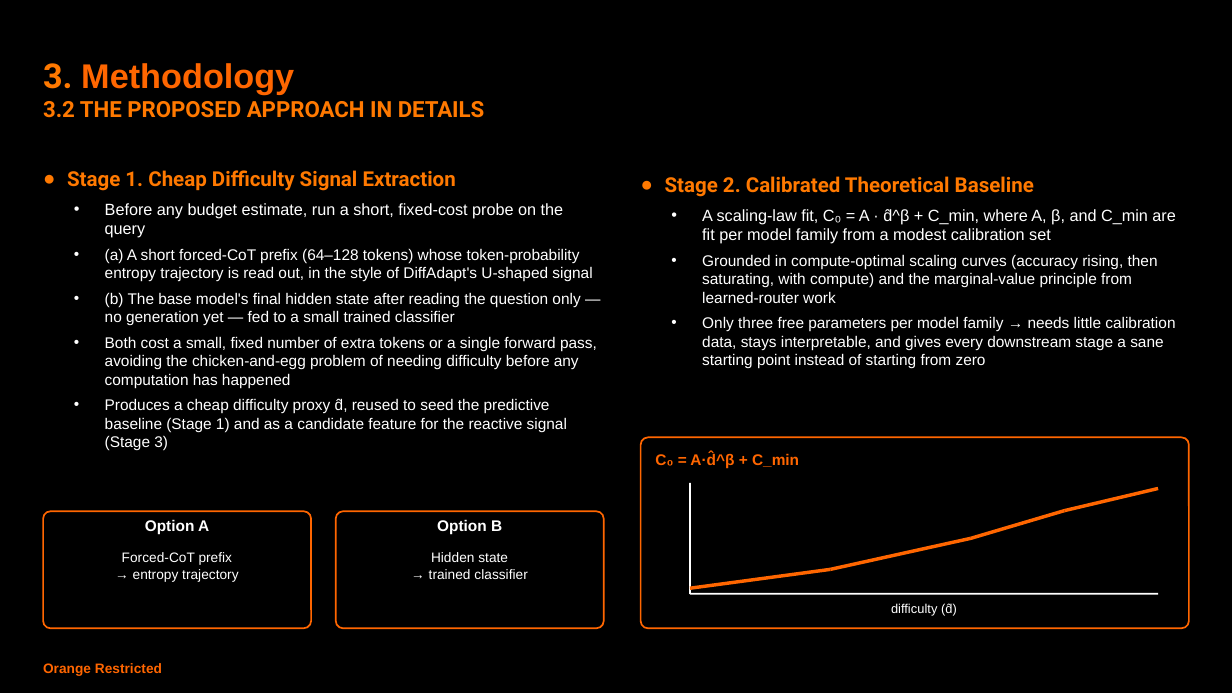
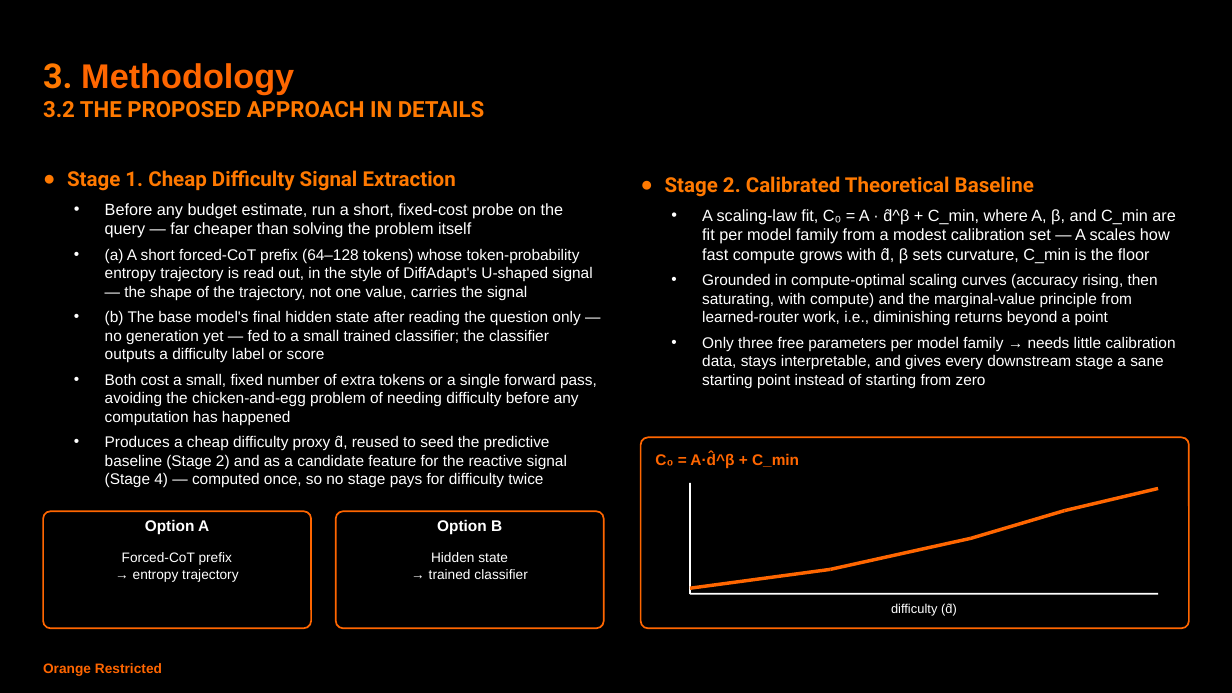
Before and after one commit to tharwat-ux/TTCA, a slide deck: slide 15 of presentation/dynamic_test_time_compute_allocation.pptx. Drawn at 1232x693 pixels with LibreOffice and Linux fonts; fonts in the diff are those of the drawing. Boxes give left, top, right and bottom in pixels: in the first picture for what was removed or moved away, otherwise in the second. Text is boxed around its words. In the diff, an @@ line names an element or a change of style, - is before the commit and + after.

```diff
--- a/presentation/dynamic_test_time_compute_allocation.pptx
+++ b/presentation/dynamic_test_time_compute_allocation.pptx
@@ text at bbox=[105, 203, 592, 363]: text changed @@
-  • Before any budget estimate, run a short, fixed-cost probe on the query
-  • (a) A short forced-CoT prefix (64–128 tokens) whose token-probability entropy trajectory is read out, in the style of DiffAdapt's U-shaped signal
-  • (b) The base model's final hidden state after reading the question only — no generation yet — fed to a small trained classifier
+  • Before any budget estimate, run a short, fixed-cost probe on the query — far cheaper than solving the problem itself
+  • (a) A short forced-CoT prefix (64–128 tokens) whose token-probability entropy trajectory is read out, in the style of DiffAdapt's U-shaped signal — the shape of the trajectory, not one value, carries the signal
+  • (b) The base model's final hidden state after reading the question only — no generation yet — fed to a small trained classifier; the classifier outputs a difficulty label or score
@@ text at bbox=[702, 209, 1175, 326]: text changed @@
-  • A scaling-law fit, C₀ = A · d̂^β + C_min, where A, β, and C_min are fit per model family from a modest calibration set
-  • Grounded in compute-optimal scaling curves (accuracy rising, then saturating, with compute) and the marginal-value principle from learned-router work
+  • A scaling-law fit, C₀ = A · d̂^β + C_min, where A, β, and C_min are fit per model family from a modest calibration set — A scales how fast compute grows with d̂, β sets curvature, C_min is the floor
+  • Grounded in compute-optimal scaling curves (accuracy rising, then saturating, with compute) and the marginal-value principle from learned-router work, i.e., diminishing returns beyond a point
@@ text at bbox=[105, 435, 567, 488]: text changed @@
-  • Produces a cheap difficulty proxy d̂, reused to seed the predictive baseline (Stage 1) and as a candidate feature for the reactive signal (Stage 3)
+  • Produces a cheap difficulty proxy d̂, reused to seed the predictive baseline (Stage 2) and as a candidate feature for the reactive signal (Stage 4) — computed once, so no stage pays for difficulty twice
```
Also in this commit, not shown: 15 other slides changed, 7 slides removed, 23 other files.
